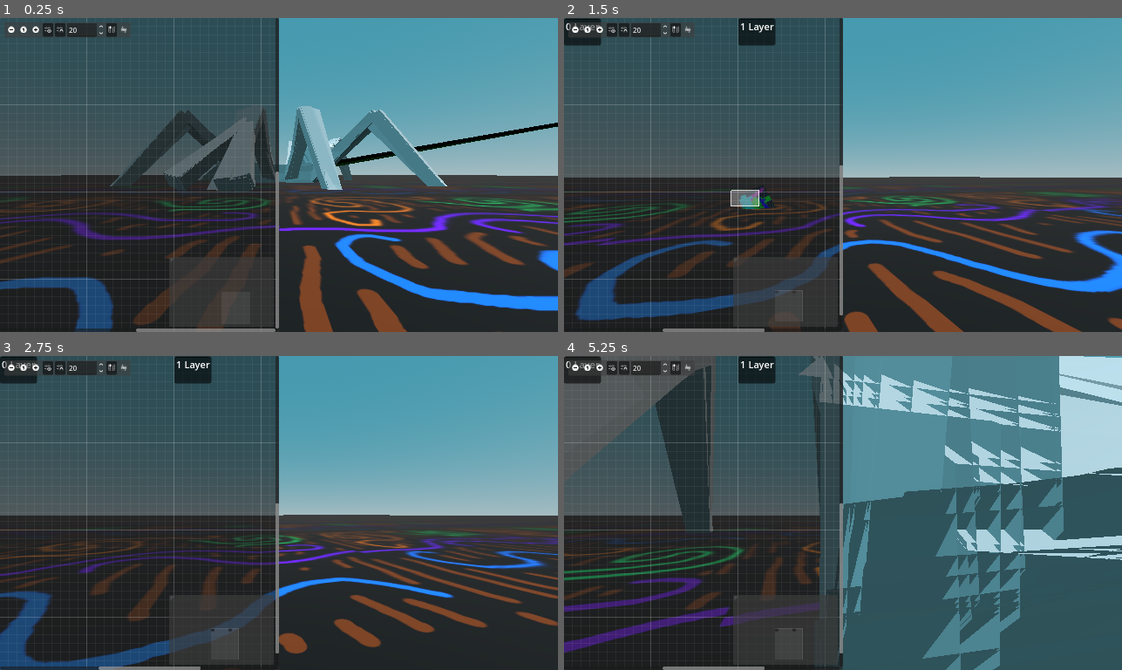
Above: before the commit, frames 1-4 (two rows, left to right).
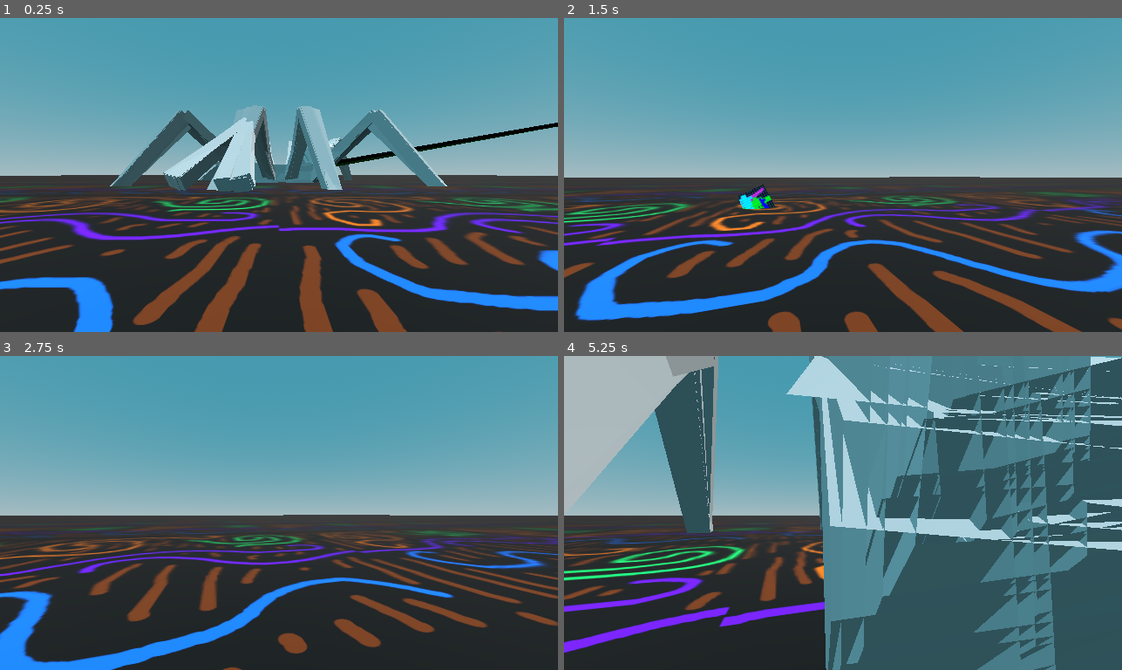
Above: after the commit, the same moments.

Repository: officialErnests/de-ai-ed
Game: Godot game, scene res://scenes/main.tscn
Same seed, same stepped clock (60 frames per second), same inputs: the game is played once before the commit and once after it.
Inputs (mouse positions are in pixels of both pictures, inside the frame that each line leads up to):
- Up to frame 1 (0.25 s): no input
- Up to frame 2 (1.5 s): tap Enter at 0.5 s; move the mouse to (870, 175) at 0.52 s; press the mouse at (870, 175) at 0.53 s; hold W (movement_forward) 0.53-1.25 s; release the mouse at (870, 175) at 1.25 s; drag from (731, 190) to (815, 237) at 1.27 s
- Up to frame 3 (2.75 s): move the mouse to (334, 443) at 2.02 s; hold D (movement_right) from 2.03 s (still down); hold Mouse wheel down (scroll_down) from 2.03 s (still down)
- Up to frame 4 (5.25 s): release D (movement_right) at 2.75 s; release Mouse wheel down (scroll_down) at 2.75 s; drag from (815, 575) to (675, 465) at 2.77 s; move the mouse to (1010, 560) at 3.52 s; press the mouse at (1010, 560) at 3.53 s; hold A (movement_left) 3.53-4.25 s; release the mouse at (1010, 560) at 4.25 s; drag from (675, 465) to (759, 434) at 4.27 s; move the mouse to (870, 513) at 5.02 s; hold S (movement_backward) from 5.03 s (still down); hold Mouse wheel down (scroll_down) from 5.03 s (still down); click (870, 513) at 5.17 s

The runs differ from the first frame. In frame 1, 34% of the frame differs, in the area x 0-50%, y 0-100%; in frame 2, 34%; in frame 3, 34%; in frame 4, 57%, in the area x 0-100%, y 0-100%.

Commit message:
Added gui graph, gonna make it connect and be more visual, as well compact ;))

Diff:
--- /dev/null
+++ b/assets/gui.tres
@@ -0,0 +1,5 @@
+[gd_resource type="Theme" format=3 uid="uid://dumymur1yifht"]
+
+[resource]
+GraphNodeTitleLabel/font_sizes/font_size = 9
+Label/font_sizes/font_size = 10
--- a/scenes/main.tscn
+++ b/scenes/main.tscn
@@ -6,6 +6,7 @@
 [ext_resource type="Script" uid="uid://ci5qkkw67oieq" path="res://scripts/drager.gd" id="4_tbgi4"]
 [ext_resource type="Texture2D" uid="uid://wvphex60pobq" path="res://assets/s2.jpg" id="5_tefeu"]
 [ext_resource type="Script" uid="uid://c816g4tima81i" path="res://scripts/ai_visualisergd.gd" id="6_o6xl0"]
+[ext_resource type="Theme" uid="uid://dumymur1yifht" path="res://assets/gui.tres" id="7_85g3d"]
 [ext_resource type="Script" uid="uid://bu5yxtfh5srqp" path="res://scripts/spidersss.gd" id="7_tipki"]
 
 [sub_resource type="ProceduralSkyMaterial" id="ProceduralSkyMaterial_o5qli"]
@@ -92,15 +93,17 @@
 mesh = SubResource("BoxMesh_tipki")
 
 [node name="CanvasLayer" type="CanvasLayer" parent="Camera_setup/NeckOrSmthing/Dron/Floating_cam"]
+visible = false
 scale = Vector2(0.5, 0.5)
 transform = Transform2D(0.5, 0, 0, 0.5, 0, 0)
 script = ExtResource("6_o6xl0")
 
 [node name="GraphEdit" type="GraphEdit" parent="Camera_setup/NeckOrSmthing/Dron/Floating_cam/CanvasLayer"]
 anchors_preset = -1
-anchor_right = 1.0
+anchor_right = 2.0
 anchor_bottom = 2.0
 grow_vertical = 2
+theme = ExtResource("7_85g3d")
 scroll_offset = Vector2(-320, -360)
 type_names = {
 0: "connection"
@@ -109,5 +112,6 @@
 [node name="Spidersss" type="Node3D" parent="." node_paths=PackedStringArray("node_visualiser")]
 script = ExtResource("7_tipki")
 training_time = 1
-mutation_range = 1.0
+mutation_chance = 100
+mutation_range = 100.0
 node_visualiser = NodePath("../Camera_setup/NeckOrSmthing/Dron/Floating_cam/CanvasLayer")
--- a/scripts/ai_visualisergd.gd
+++ b/scripts/ai_visualisergd.gd
@@ -2,6 +2,9 @@
 
 @onready var graph = $GraphEdit
 var layer_frames = []
+var vbox_nodes = []
+var neuron_nodes = []
+var label_nodes = []
 # Called when the node enters the scene tree for the first time.
 func _ready() -> void:
 	pass # Replace with function body.
@@ -10,11 +13,92 @@
 	for child in layer_frames:
 		child.queue_free()
 	layer_frames.clear()
-	for iter in range(p_inputs.size()):
-		var iter_layer = p_inputs[iter]
+	for child in vbox_nodes:
+		child.queue_free()
+	vbox_nodes.clear()
+	for child in neuron_nodes:
+		child.queue_free()
+	neuron_nodes.clear()
+	for child in label_nodes:
+		child.queue_free()
+	label_nodes.clear()
+	for iter in range(p_inputs.size() + 1):
+		if iter == 0:
+			var temp_input_graph = GraphFrame.new()
+			temp_input_graph.title = str(iter) + " INPUTS"
+			temp_input_graph.position_offset = Vector2(0, 0)
+			graph.add_child(temp_input_graph)
+			layer_frames.append(temp_input_graph)
+
+			var temp_input_vbox = VBoxContainer.new()
+			temp_input_graph.add_child(temp_input_vbox)
+			vbox_nodes.append(temp_input_vbox)
+
+			for neuron in range(51):
+				var iter_neuron = p_inputs[iter - 1]
+
+				var temp_input_neuron_node = GraphNode.new()
+				temp_input_neuron_node.title = str(neuron) + " Input"
+				temp_input_neuron_node.position_offset = Vector2(iter * 400, 0)
+				temp_input_vbox.add_child(temp_input_neuron_node)
+				neuron_nodes.append(temp_input_neuron_node)
+
+				var temp_label = Label.new()
+				temp_label.text = str(neuron)
+				temp_input_neuron_node.add_child(temp_label)
+				label_nodes.append(temp_label)
+			continue
+
+		if iter == p_inputs.size():
+			var iter_layer = p_inputs[iter - 1]
+
+			var temp_graph = GraphFrame.new()
+			temp_graph.title = "OUTPUT"
+			temp_graph.position_offset = Vector2(iter * 400, 0)
+			graph.add_child(temp_graph)
+			layer_frames.append(temp_graph)
+
+			var temp_vbox = VBoxContainer.new()
+			temp_graph.add_child(temp_vbox)
+			vbox_nodes.append(temp_vbox)
+
+			for neuron in range(iter_layer.size()):
+				var iter_neuron = iter_layer[neuron]
+
+				var temp_neuron_node = GraphNode.new()
+				temp_neuron_node.title = str(neuron) + " Neuron"
+				temp_neuron_node.position_offset = Vector2(iter * 400, 0)
+				temp_vbox.add_child(temp_neuron_node)
+				neuron_nodes.append(temp_neuron_node)
+
+				var temp_label = Label.new()
+				temp_label.text = str(iter_neuron[1])
+				temp_neuron_node.add_child(temp_label)
+				label_nodes.append(temp_label)
+			continue
+
+		var iter_layer = p_inputs[iter - 1]
 
 		var temp_graph = GraphFrame.new()
-		temp_graph.title = str(iter) + " Layer"
+		temp_graph.title = str(iter) + " LAYER"
 		temp_graph.position_offset = Vector2(iter * 400, 0)
 		graph.add_child(temp_graph)
 		layer_frames.append(temp_graph)
+
+		var temp_vbox = VBoxContainer.new()
+		temp_graph.add_child(temp_vbox)
+		vbox_nodes.append(temp_vbox)
+
+		for neuron in range(iter_layer.size()):
+			var iter_neuron = iter_layer[neuron]
+
+			var temp_neuron_node = GraphNode.new()
+			temp_neuron_node.title = str(neuron) + " Neuron"
+			temp_neuron_node.position_offset = Vector2(iter * 400, 0)
+			temp_vbox.add_child(temp_neuron_node)
+			neuron_nodes.append(temp_neuron_node)
+
+			var temp_label = Label.new()
+			temp_label.text = str(iter_neuron[1])
+			temp_neuron_node.add_child(temp_label)
+			label_nodes.append(temp_label)
Not shown: 1 places in scenes/main.tscn that only renumber resources
